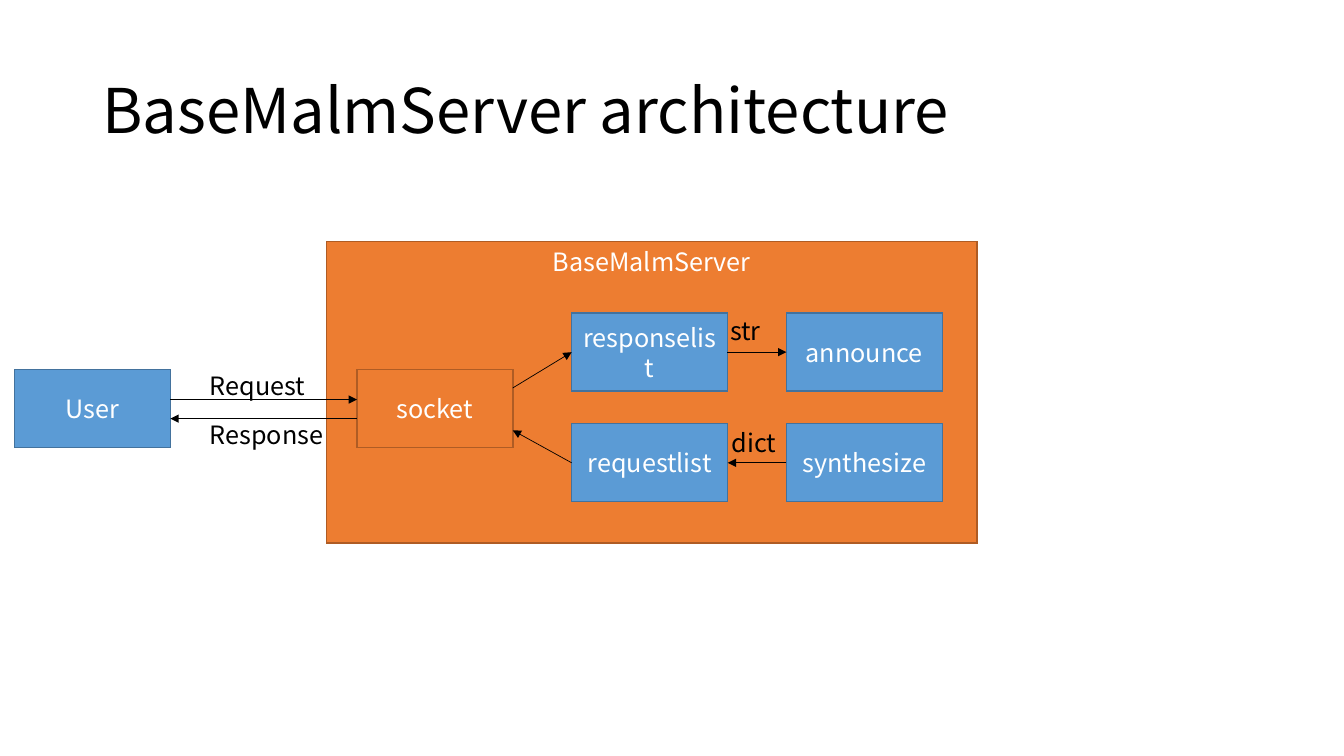
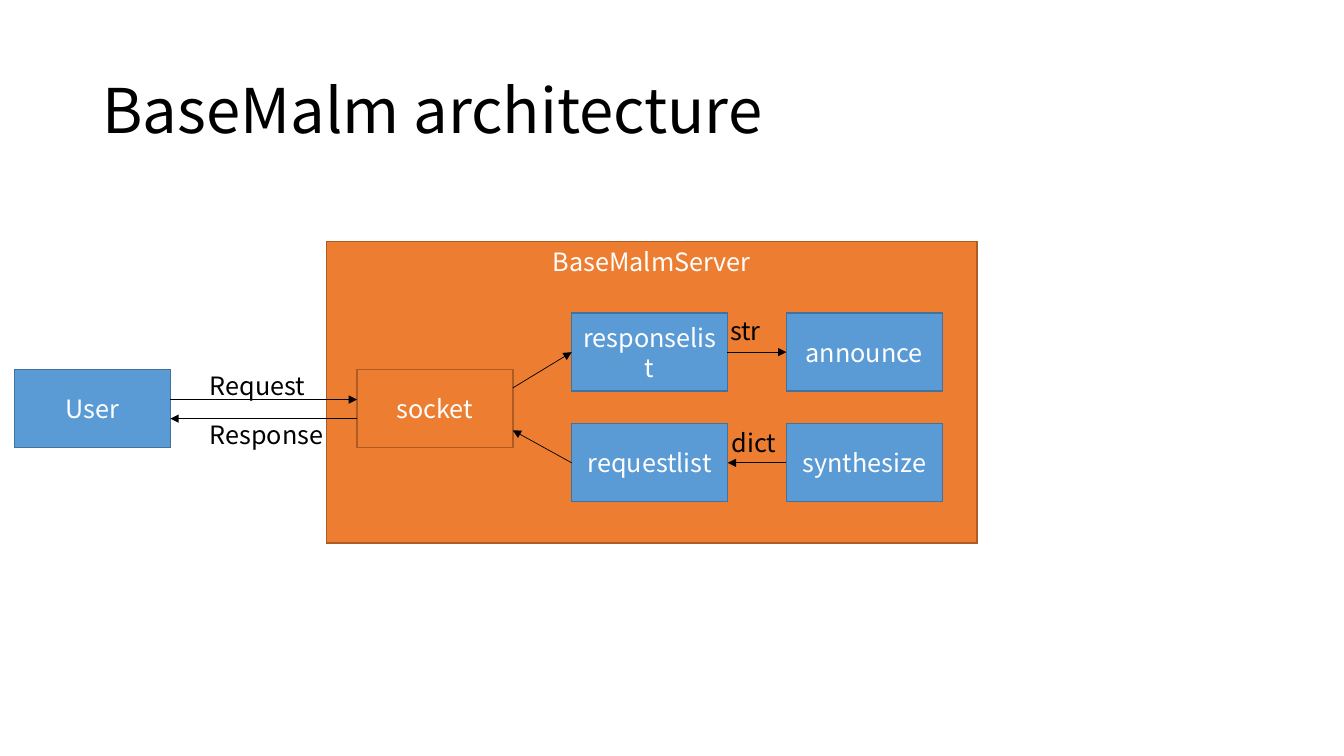
Before and after one commit to Leesuk-Kim/MALM, a slide deck: slide 2 of MALM architecture.pptx. Drawn at 1344x756 pixels with LibreOffice and Linux fonts; fonts in the diff are those of the drawing. Boxes give left, top, right and bottom in pixels: in the first picture for what was removed or moved away, otherwise in the second. Text is boxed around its words. In the diff, an @@ line names an element or a change of style, - is before the commit and + after.

```diff
--- a/MALM architecture.pptx
+++ b/MALM architecture.pptx
@@ title at [102, 84, 763, 134]: text changed @@
-BaseMalmServer architecture
+BaseMalm architecture
```
Also in this commit, not shown: 1 other slide changed, 2 other files.
